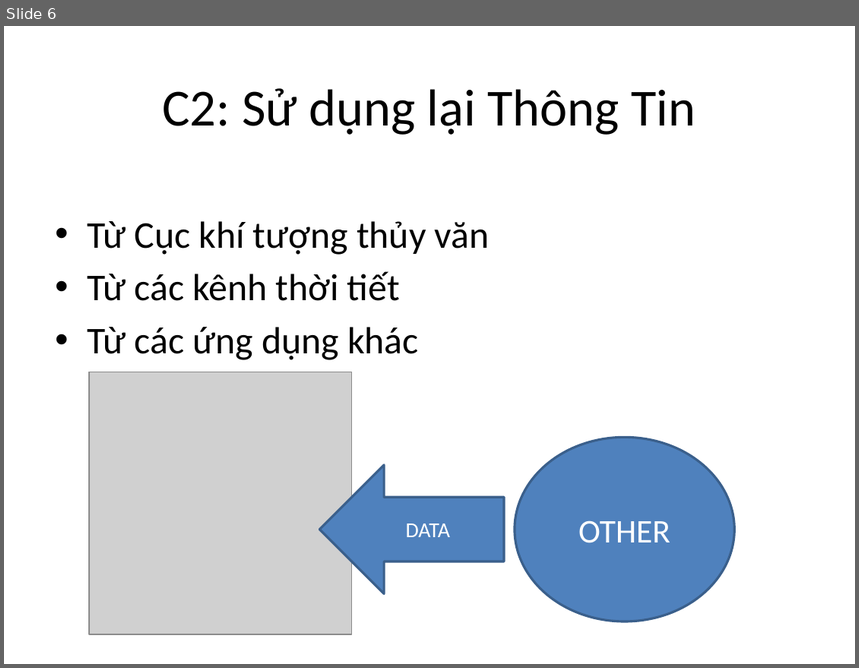
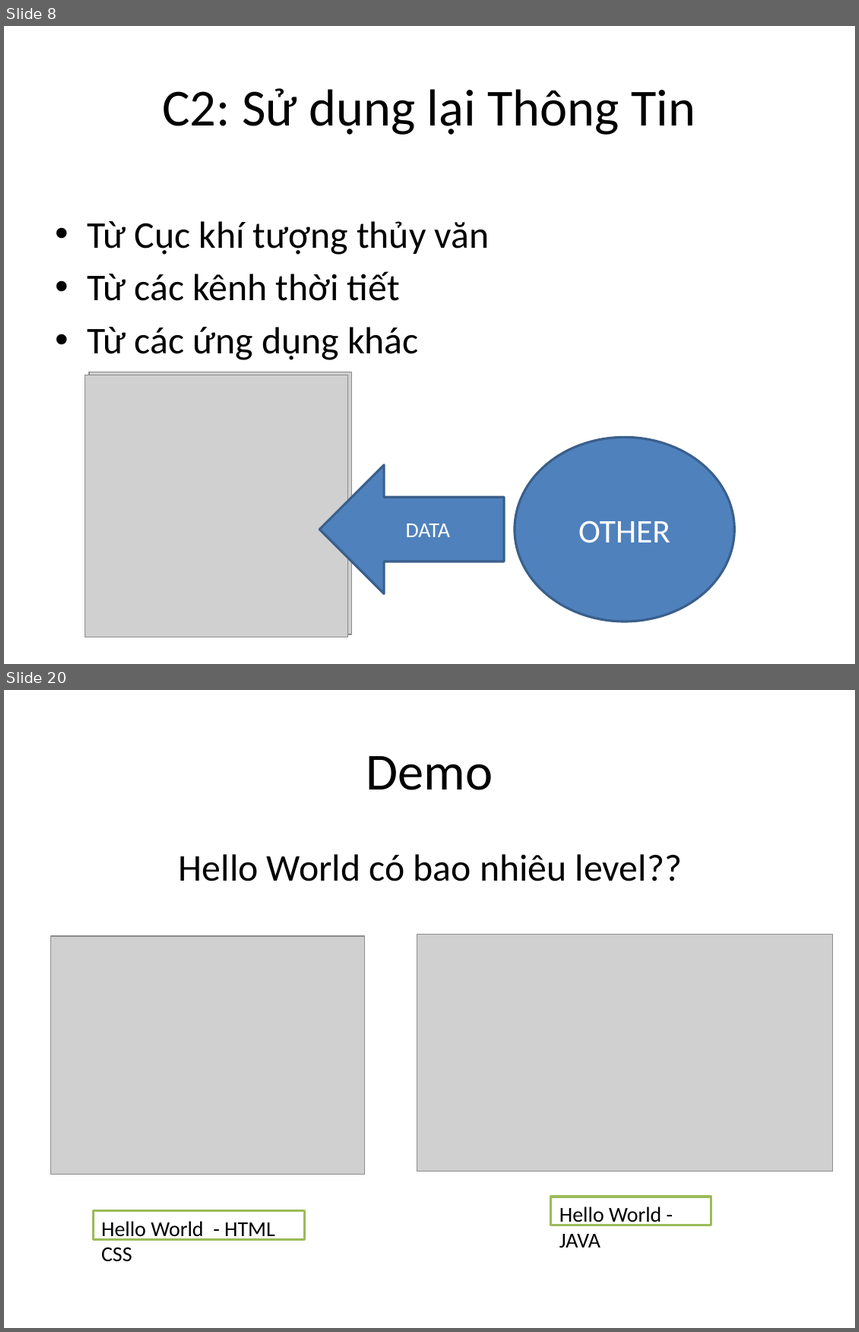
Before and after one commit to phithanh97cs/T3H, a slide deck: Other/Free/Làm web thật đơn giản với Web Service và Spring.pptx. Shown one above the other, each under a label of ours: slide 6 before the commit, slides 8 and 20 after it; the slides between them are not shown. The pictures are 859x668 and 859x1332 pixels, drawn with LibreOffice and Linux fonts; fonts in the diff are those of the drawing; grey boxes stand for pictures. Boxes give left, top, right and bottom in pixels: in the first picture for what was removed or moved away, otherwise in the second. Text is boxed around its words. In the diff, an @@ line names an element or a change of style, - is before the commit and + after.

```diff
--- a/Other/Free/Làm web thật đơn giản với Web Service và Spring.pptx
+++ b/Other/Free/Làm web thật đơn giản với Web Service và Spring.pptx
@@ slide 20 added at bbox=[4, 690, 855, 1328], background #FFFFFF @@
@@ title added at bbox=[366, 756, 493, 790], 44 pt, text #000000 @@
+Demo
@@ text added at bbox=[179, 854, 682, 882], 32 pt, text #000000 @@
+Hello World có bao nhiêu level??
@@ picture added at bbox=[51, 936, 365, 1174] @@
@@ picture added at bbox=[417, 934, 833, 1172] @@
@@ rectangle added at bbox=[94, 1211, 305, 1240], fill #FFFFFF, outline #9BBB59 2 pt, 18 pt, text #000000 @@
+Hello World - HTML CSS
@@ rectangle added at bbox=[551, 1198, 712, 1227], fill #FFFFFF, outline #9BBB59 2 pt, 18 pt, text #000000 @@
+Hello World - JAVA
@@ what was slide 6 is now slide 8 @@
@@ slide 8 changed as well @@
@@ picture added at bbox=[85, 375, 347, 637] @@
```
Also in this commit, not shown: 6 other slides changed, 13 other slides added, 3 slides removed, 2 other files.
